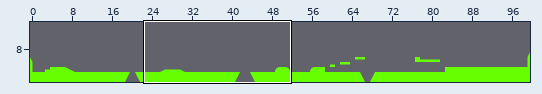
Level history. Tiled map (JSON): assets/tilemaps/level1.json. The first picture is a wide view before the edit; the outline marks the close-up.
Close-up. The starting point:
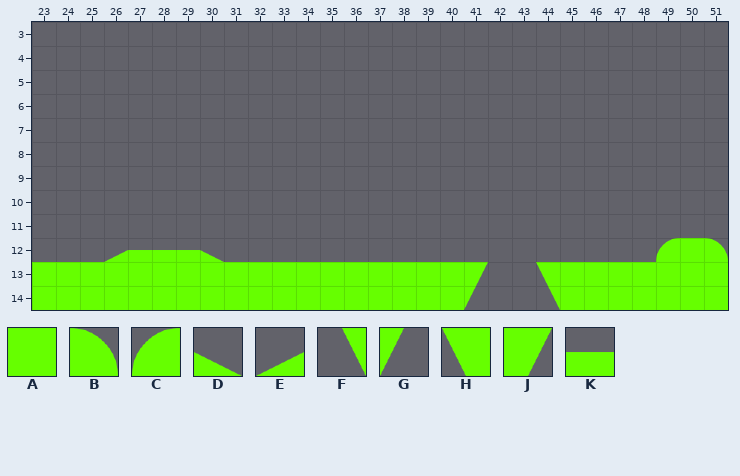
Cells are 64x64 px. Shown: x 23..51, y 3..14. The commit also changed other parts of the map, which this record leaves out.
Key: from "ninja-tiles64": A 1, B 10, C 11, D 14, E 15, F 24, G 25, H 28, J 29, K 30.
_ is an empty cell.
Layers that did not change in this view are not listed.
Layer "GroundLayer" before, first column x 23:
 3 _____________________________
 4 _____________________________
 5 _____________________________
 6 _____________________________
 7 _____________________________
 8 _____________________________
 9 _____________________________
10 _____________________________
11 _____________________________
12 ___EKKKD__________________CAB
13 AAAAAAAAAAAAAAAAAAJ__HAAAAAAA
14 AAAAAAAAAAAAAAAAAAG__FAAAAAAA
Once edited:
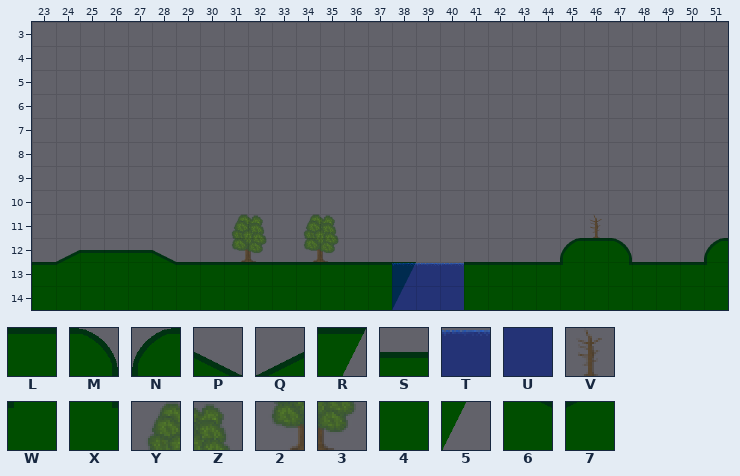
Further tiles: from "tiles": L 1, M 10, N 11, P 14, Q 15, R 29, S 30, T 38, U 39, V 47, W 52, X 53, Y 96, Z 97, 2 104, 3 105, 4 113, 5 137, 6 158, 7 159.
See-through tiles are keyed as they look on the map.
Edits made:
{"change": "layer \"BackgroundLayer\" opacity 100% -> 63%"}
{"where": "layer \"GroundLayer\""}
{"y":12,"x":24,"old":"__EKKKD","new":"QSSSP__"}
{"y":12,"x":45,"old":"___","new":"NLM"}
{"y":12,"x":49,"old":"CAB","new":"__N"}
{"y":13,"x":23,"old":"AAAAAAAAAAAAAAAAAAJ__HAAAAAAA","new":"L74446LLLLLLLLLR__LLLLW4XLLLW"}
{"y":14,"x":23,"old":"AAAAAAAAAAAAAAAAAAG__FAAAAAAA","new":"4444444444444445__44444444444"}
{"where": "layer \"BackgroundLayer\""}
{"y":11,"x":31,"old":"__","new":"YZ"}
{"y":11,"x":34,"old":"__","new":"YZ"}
{"y":11,"x":46,"old":"_","new":"V"}
{"y":12,"x":31,"old":"__","new":"23"}
{"y":12,"x":34,"old":"__","new":"23"}
{"y":13,"x":38,"old":"____","new":"TTTL"}
{"y":14,"x":38,"old":"___","new":"UUU"}
